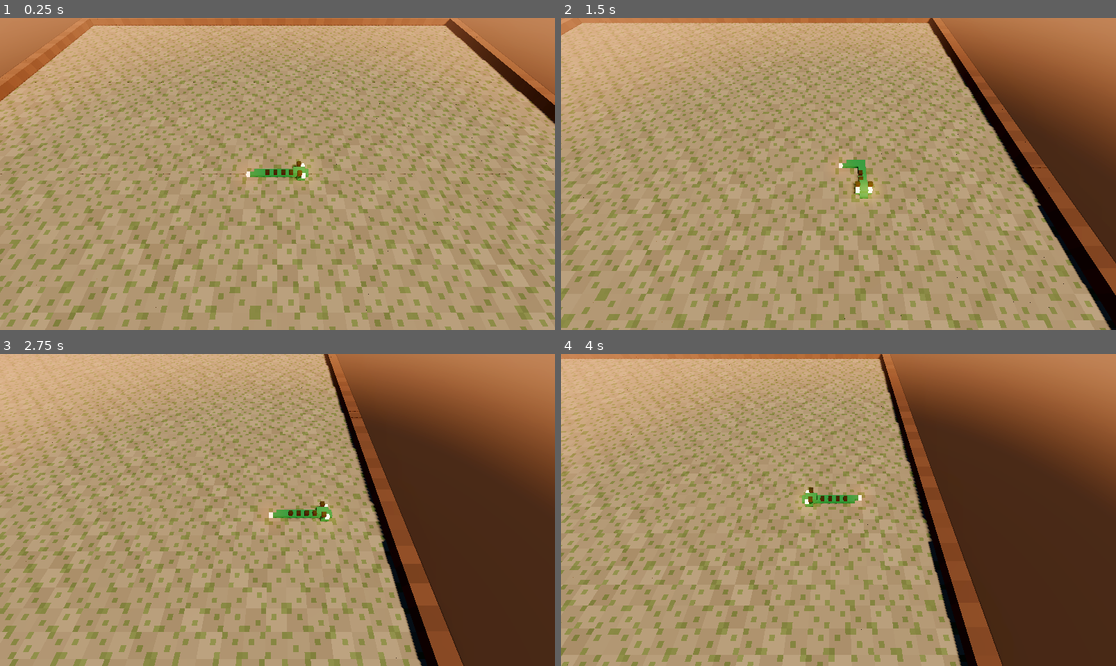
Above: before the commit, frames 1-4 (two rows, left to right).
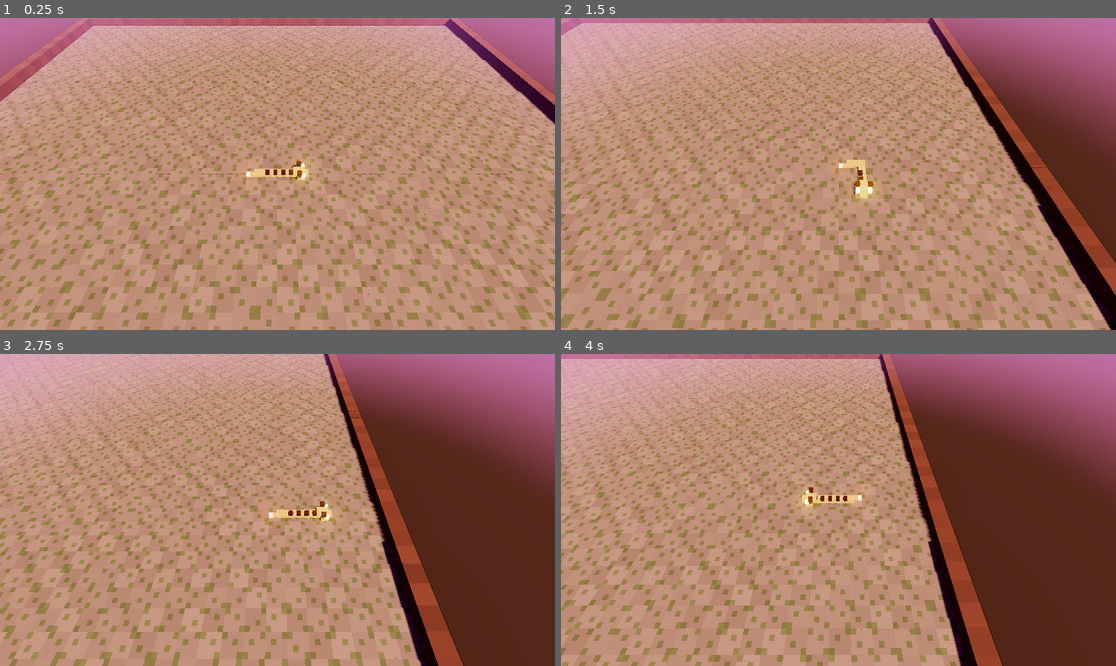
Above: after the commit, the same moments.

Repository: CCroyPerrett/CMPM-121-D4
Game: Godot game, scene res://main.tscn
The game is run twice, just before and just after one commit, with the same random seed, the same clock (stepped at 60 frames per second) and the same inputs.
Inputs:
- Up to frame 1 (0.25 s): no input
- Up to frame 2 (1.5 s): hold Right (ui_right) 0.53-1.28 s; hold Down (ui_down) from 1.28 s (still down)
- Up to frame 3 (2.75 s): release Down (ui_down) at 2.03 s; hold Right (ui_right) from 2.03 s (still down)
- Up to frame 4 (4 s): release Right (ui_right) at 2.78 s; hold Up (ui_up) 2.78-3.53 s; hold Left (ui_left) from 3.53 s (still down)

The runs differ from the first frame. In frame 1, 12% of the frame differs, in the area x 0-100%, y 0-53%; in frame 2, 14%; in frame 3, 15%; in frame 4, 15%, in the area x 0-100%, y 0-96%.

Commit message:
Design.md baseline & plan

Diff:
--- a/app/stage.gd
+++ b/app/stage.gd
@@ -4,8 +4,8 @@
 class_name Stage
 extends Node3D
 
-const SKY_TOP := Color("1b2f4a")
-const HORIZON := Color("e0936a")  # dusk; the fog uses it too, so the floor melts into the sky
+const SKY_TOP := Color("3F1B4A")
+const HORIZON := Color("E06ADA")  # dusk; the fog uses it too, so the floor melts into the sky
 const EARTH := Color("3a2f2a")  # warm dark ground beyond the board
 
 var rng := RandomNumberGenerator.new()  # seeded, so the stage looks the same every load
Binary file changed: art/dragon_kit.glb
Not shown, changed: DESIGN.md
